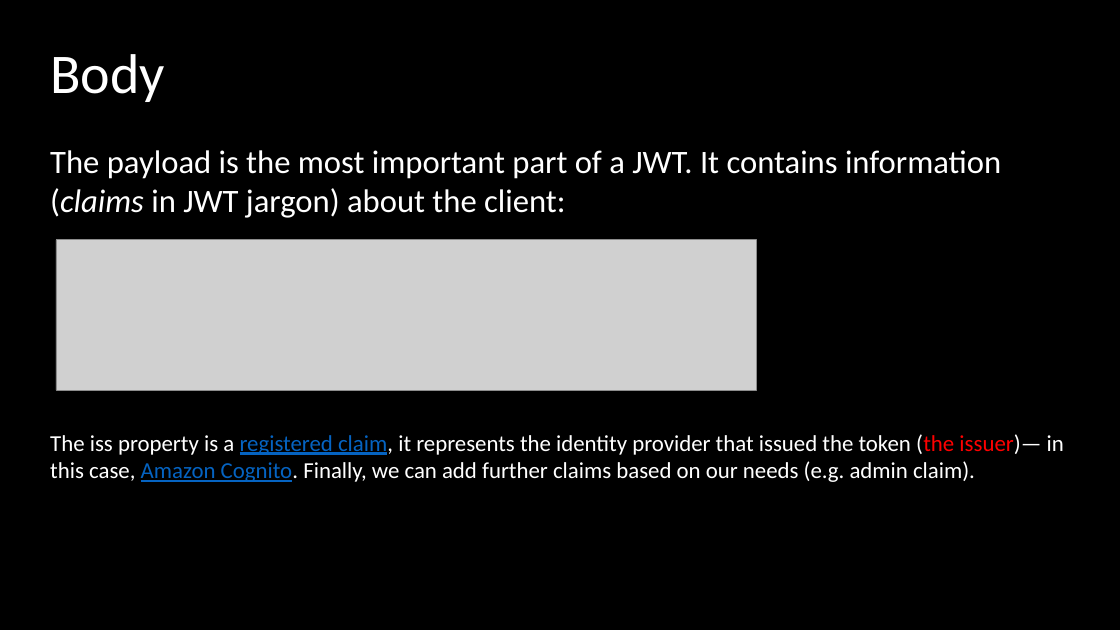
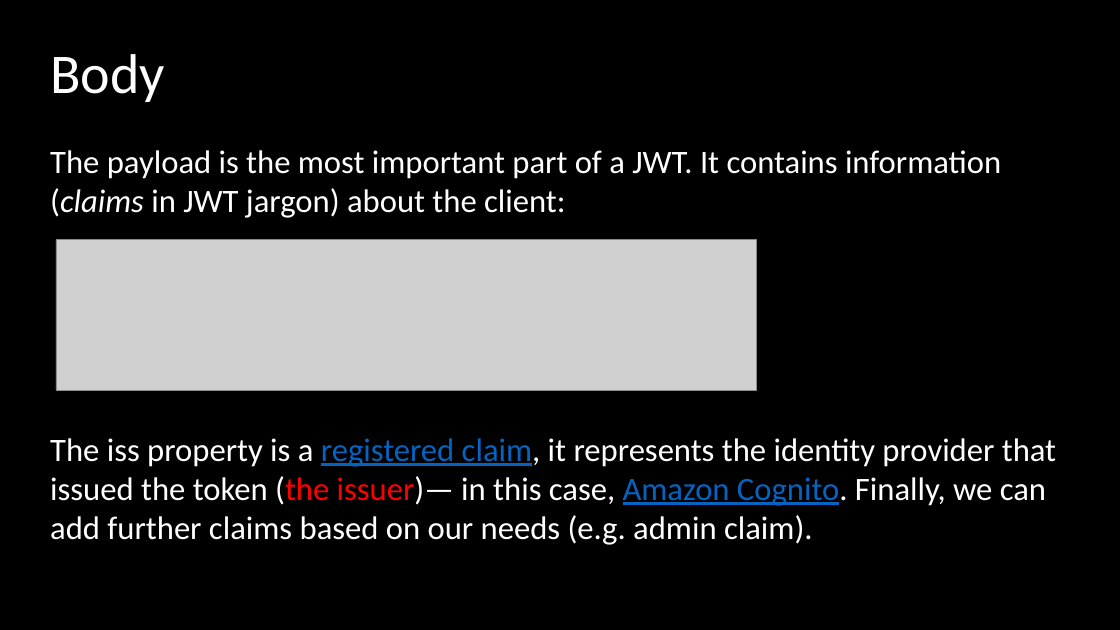
Before and after one commit to asafnaory/nestjs-course, a slide deck: slide 21 of presentations/lecture_jwt.pptx (slide 20 before the commit). Drawn at 1120x630 pixels with LibreOffice and Linux fonts; fonts in the diff are those of the drawing; grey boxes stand for pictures. Boxes give left, top, right and bottom in pixels: in the first picture for what was removed or moved away, otherwise in the second. Text is boxed around its words. In the diff, an @@ line names an element or a change of style, - is before the commit and + after.

```diff
--- a/presentations/lecture_jwt.pptx
+++ b/presentations/lecture_jwt.pptx
@@ text "The iss property is a ..." at [50, 438, 1056, 545]: size 19.6 to 28 pt @@
```
Also in this commit, not shown: 12 other slides changed, 3 slides added, 1 slide removed.
